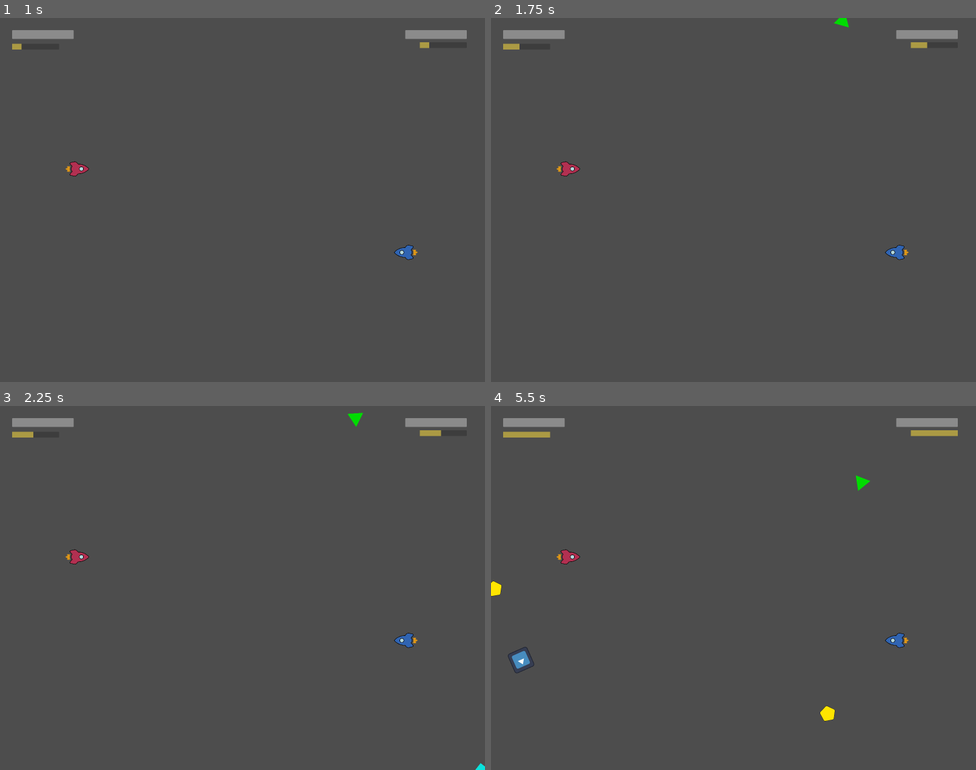
Above: before the commit, frames 1-4 (two rows, left to right).
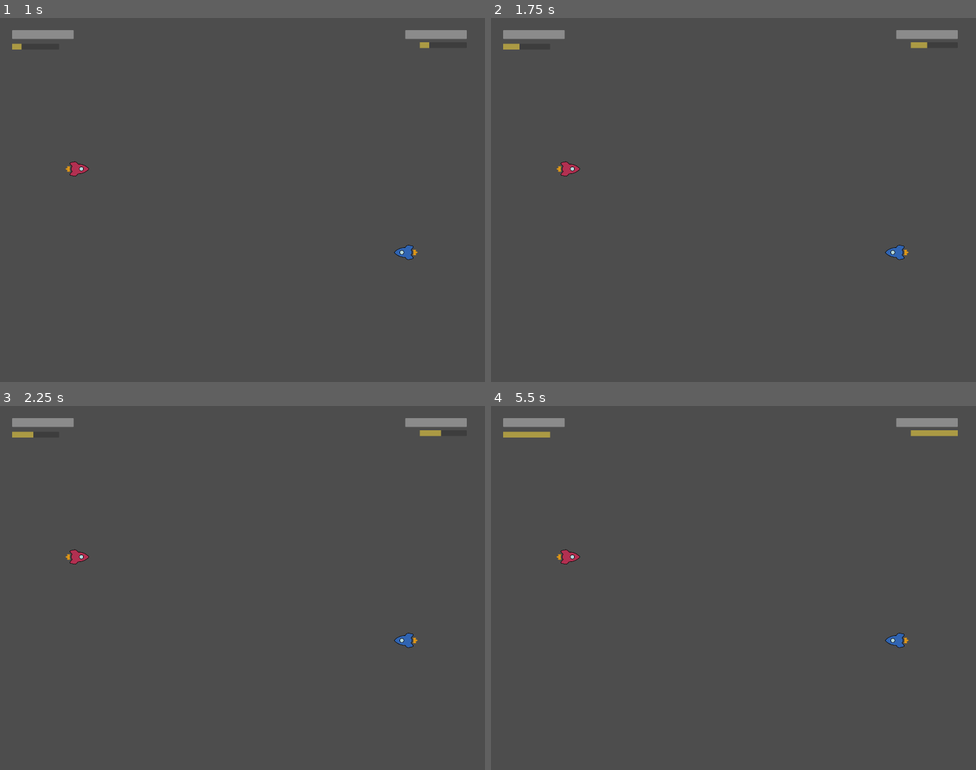
Above: after the commit, the same moments.

Repository: RajwolChapagain/Arcade-Game
Game: Godot game, scene res://main.tscn
Same seed, same stepped clock (60 frames per second), same inputs: the game is played once before the commit and once after it. The engine's default icon, where the game draws it, is replaced by a stand-in: a white triangle on a blue panel in a dark square.
Inputs:
- Up to frame 1 (1 s): tap Enter at 0.5 s
- Up to frame 2 (1.75 s): tap Space at 1.25 s
- Up to frame 3 (2.25 s): no input
- Up to frame 4 (5.5 s): tap Enter at 2.75 s

Frame 1 is identical in both runs. In frame 2, less than 0.1% of the frame differs, in the area x 70-74%, y 0-3%; in frame 3, less than 0.1%; in frame 4, 0.4%, in the area x 0-79%, y 19-87%.

Commit message:
Adjust bullet origin marker
So that bullets don't hit the ship that fired it

Diff:
--- a/bullet/bullet.tscn
+++ b/bullet/bullet.tscn
@@ -7,8 +7,6 @@
 radius = 16.0
 
 [node name="Bullet" type="CharacterBody2D" groups=["bullet"]]
-collision_layer = 0
-collision_mask = 0
 script = ExtResource("1_ni4nx")
 
 [node name="Sprite2D" type="Sprite2D" parent="."]
--- a/main.gd
+++ b/main.gd
@@ -33,9 +33,9 @@
 	var bullet = bullet_scene.instantiate()
 	bullet.global_position = location
 	bullet.set_direction(direction)
-	bullet.set_collision_layer_value(shared_bullet_layer, true)
-	bullet.set_collision_layer_value($Ship.ONLY_SHIP1_BULLET_LAYER, true)
-	bullet.set_collision_mask_value(bullet_layer_mask, true)
+#	bullet.set_collision_layer_value(shared_bullet_layer, true)
+#	bullet.set_collision_layer_value($Ship.ONLY_SHIP1_BULLET_LAYER, true)
+#	bullet.set_collision_mask_value(bullet_layer_mask, true)
 	bullet.owner_player = 1
 	add_child(bullet)
 
@@ -43,9 +43,9 @@
 	var bullet = bullet_scene.instantiate()
 	bullet.global_position = location
 	bullet.set_direction(direction)
-	bullet.set_collision_layer_value($Ship2.ONLY_SHIP2_BULLET_LAYER, true)
-	bullet.set_collision_mask_value(bullet_layer_mask, true)
-	bullet.set_collision_mask_value(shared_bullet_layer, true)
+#	bullet.set_collision_layer_value($Ship2.ONLY_SHIP2_BULLET_LAYER, true)
+#	bullet.set_collision_mask_value(bullet_layer_mask, true)
+#	bullet.set_collision_mask_value(shared_bullet_layer, true)
 	bullet.owner_player = 2
 	add_child(bullet)
 
--- a/main.tscn
+++ b/main.tscn
@@ -16,8 +16,6 @@
 [node name="Ship2" parent="." instance=ExtResource("2_rmhn6")]
 position = Vector2(1400, 0)
 rotation = 3.14159
-collision_layer = 2
-collision_mask = 2
 SHIP_SPRITE = ExtResource("3_hlk5c")
 LEFT_STRING = "p2_left"
 RIGHT_STRING = "p2_right"
--- a/powerups/spawner.tscn
+++ b/powerups/spawner.tscn
@@ -14,6 +14,7 @@
 objects = [ExtResource("4_0yvf8"), ExtResource("2_e3ppi"), ExtResource("2_qvy86"), ExtResource("5_s6osl"), ExtResource("6_efj6k")]
 
 [node name="Timer" type="Timer" parent="."]
+wait_time = 10.0
 autostart = true
 
 [node name="Path2D" type="Path2D" parent="."]
--- a/ship/ship.tscn
+++ b/ship/ship.tscn
@@ -49,7 +49,7 @@
 one_shot = true
 
 [node name="BulletOrigin" type="Marker2D" parent="."]
-position = Vector2(96, 0)
+position = Vector2(123, 0)
 
 [node name="ForceField" type="Area2D" parent="."]
 collision_layer = 128
